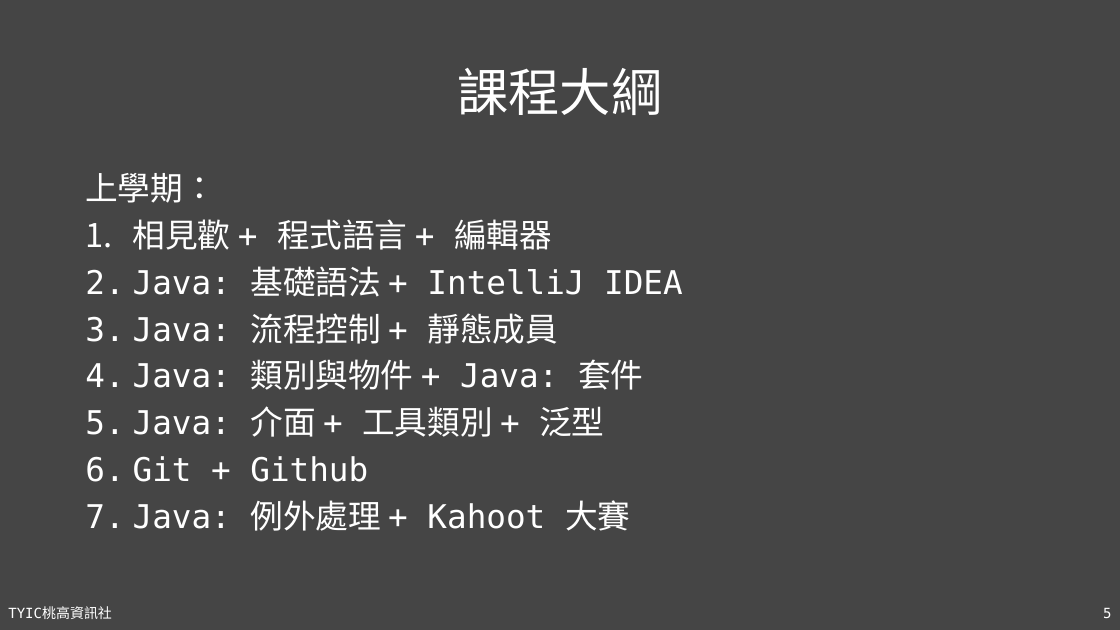
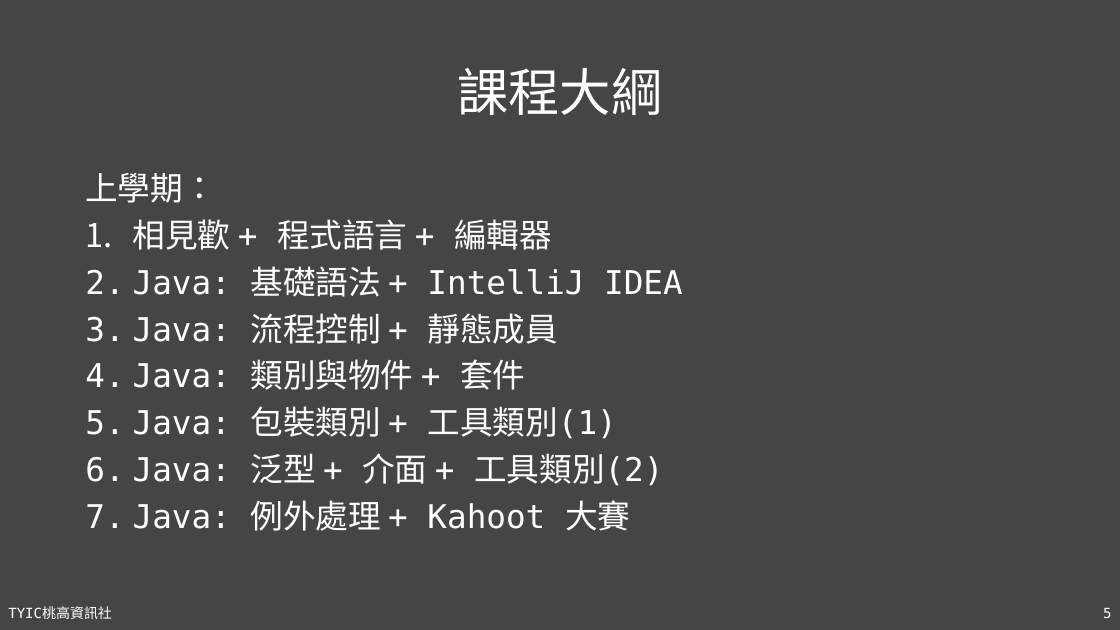
Before and after one commit to TYSHIC/slides, a slide deck: slide 5 of powerpoint/01_基本事項.pptx. Drawn at 1120x630 pixels with LibreOffice and Linux fonts; fonts in the diff are those of the drawing. Boxes give left, top, right and bottom in pixels: in the first picture for what was removed or moved away, otherwise in the second. Text is boxed around its words. In the diff, an @@ line names an element or a change of style, - is before the commit and + after.

```diff
--- a/powerpoint/01_基本事項.pptx
+++ b/powerpoint/01_基本事項.pptx
@@ text at [133,359,663,486]: text changed @@
-4. Java: 類別與物件 + Java: 套件
-5. Java: 介面 + 工具類別 + 泛型
-6. Git + Github
+4. Java: 類別與物件 + 套件
+5. Java: 包裝類別 + 工具類別(1)
+6. Java: 泛型 + 介面 + 工具類別(2)
```
Also in this commit, not shown: 1 other slide changed, 6 other files.
